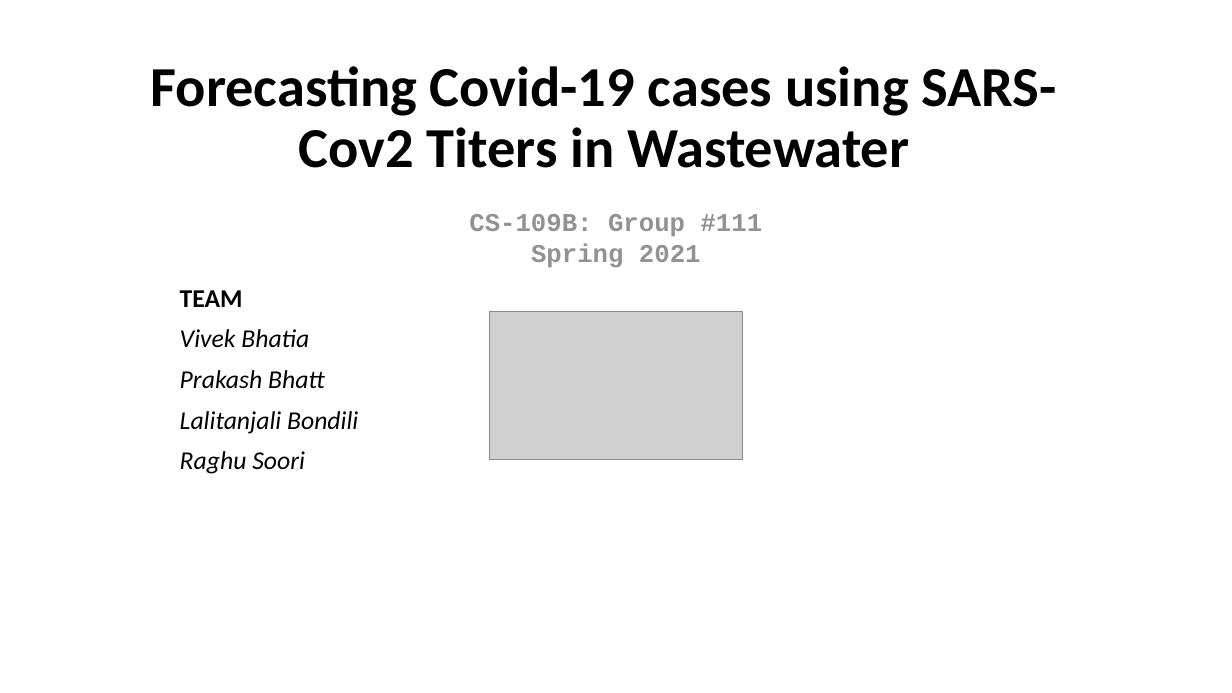
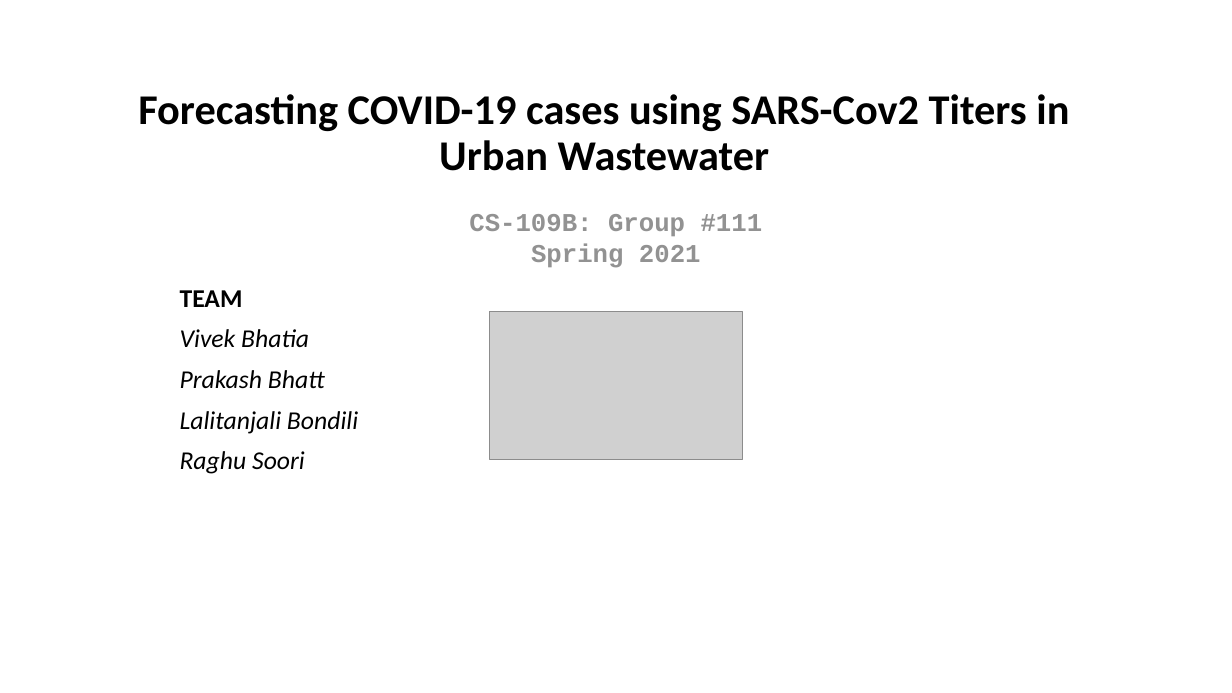
Before and after one commit to bhatiavr/cs109b-final-project-111, a slide deck: slide 1 of docs/Forecasting COVID-19 Cases Using SARS-Cov-2 Titers in Wastewater.pptx. Drawn at 1232x693 pixels with LibreOffice and Linux fonts; fonts in the diff are those of the drawing; grey boxes stand for pictures. Boxes give left, top, right and bottom in pixels: in the first picture for what was removed or moved away, otherwise in the second. Text is boxed around its words. In the diff, an @@ line names an element or a change of style, - is before the commit and + after.

```diff
--- a/docs/Forecasting COVID-19 Cases Using SARS-Cov-2 Titers in Wastewater.pptx
+++ b/docs/Forecasting COVID-19 Cases Using SARS-Cov-2 Titers in Wastewater.pptx
@@ text at (138,94,1069,171): text changed; size 44 to 33 pt @@
-Forecasting Covid-19 cases using SARS-Cov2 Titers in Wastewater
+Forecasting COVID-19 cases using SARS-Cov2 Titers in Urban Wastewater
```
Also in this commit, not shown: 18 other slides changed, 6 slides added, 2 slides removed, 1 other file.
